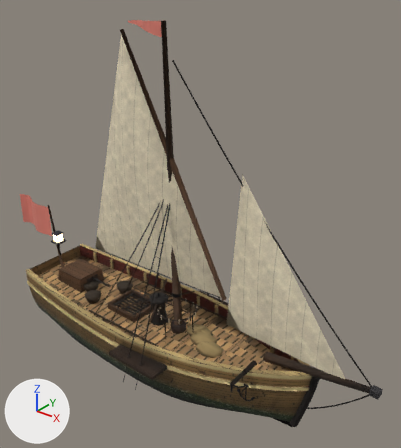
The glTF model public/models/ships/tartane.glb: old version first, new version second.
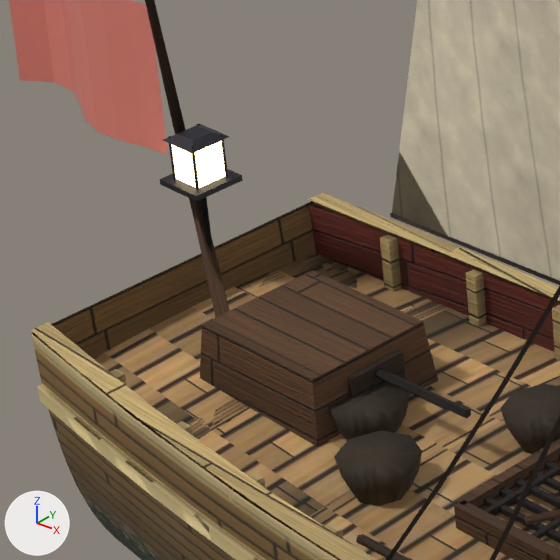
Each version is shown whole from a camera (50 mm lens) standing at (12.29, -12.84, 13.85) and looking at (1.29, 0.91, 5.32), then close up on the part from 5% to 32% of the width and 46% to 70% of the height. Arrows for +X, +Y and +Z are at lower left; the lights stay in place. The first two pictures are the older version. Where no turn or scale is listed for an object, it has been applied to the vertices. Vertices at exactly the same position are counted once.

In view in the first close-up: 'LOD0_Body', 'LOD0_Flag', 'LOD0_Glass', 'LOD0_Wood', 'LOD0_m0_AftSail', 'LOD0_m0_AftYards', 'LOD1_Body', 'LOD1_m0_AftSail', 'LOD2_Body', 'LOD2_Wood', 'LOD2_m0_AftSail' and 1 more.
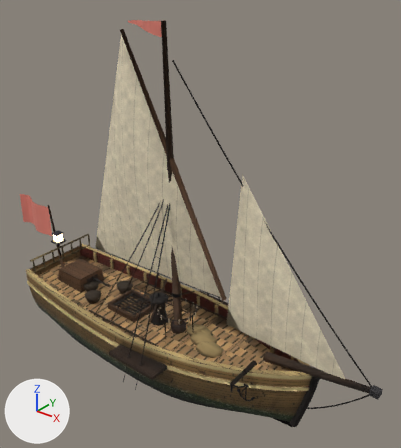
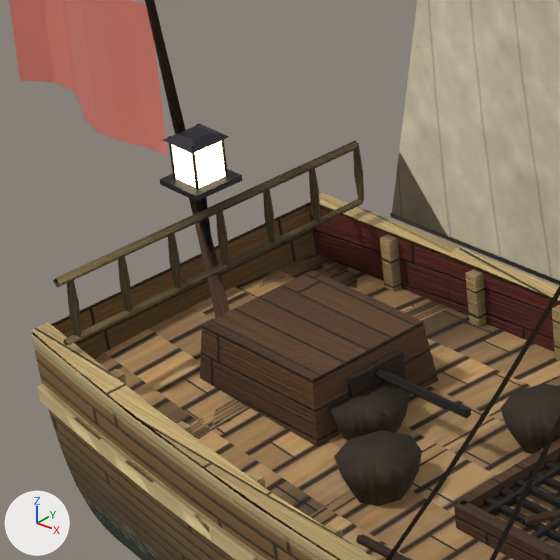
Changed parts and their boxes [x1, y1, x2, y2] in the close-ups (560 x 560 px):
part 1 of me_lod0_wood, added: after [53, 140, 364, 346]

The change in detail:
me_lod0_wood is used by ob_lod0_wood; location (0.0, 0.0, 0.0).
me_lod0_wood had 1801 vertices, 2520 faces and spanned x -6.28..8.65, y -2.57..2.57, z -1.33..12.1.
me_lod0_wood now has 1909 vertices, 2664 faces and spans x -6.28..8.65, y -2.57..2.57, z -1.33..12.1.
Part 1, on me_lod0_wood:
64 vertices are added at x -5.78..-5.69, y -1.56..1.59, z 1.84..2.48.
7 new vertices lie (0.0, 0.02, 0.28) away from vertices in x -5.73, y -1.41..1.59, z 1.88.
7 new vertices lie (-0.05, -0.03, 0.28) away from vertices in x -5.73, y -1.41..1.59, z 1.88.
14 new vertices lie (0.05, -0.05, 0.0) away from vertices in x -5.78..-5.73, y -1.44..1.61, z 2.16.
8 new vertices lie (0.0, 1.56, 0.0) away from vertices in x -5.78..-5.69, y -1.56, z 1.84..2.48.
8 new vertices lie (0.0, 1.56, 0.0) away from vertices in x -5.78..-5.69, y 0.0, z 1.84..2.48.
144 new faces join them.
